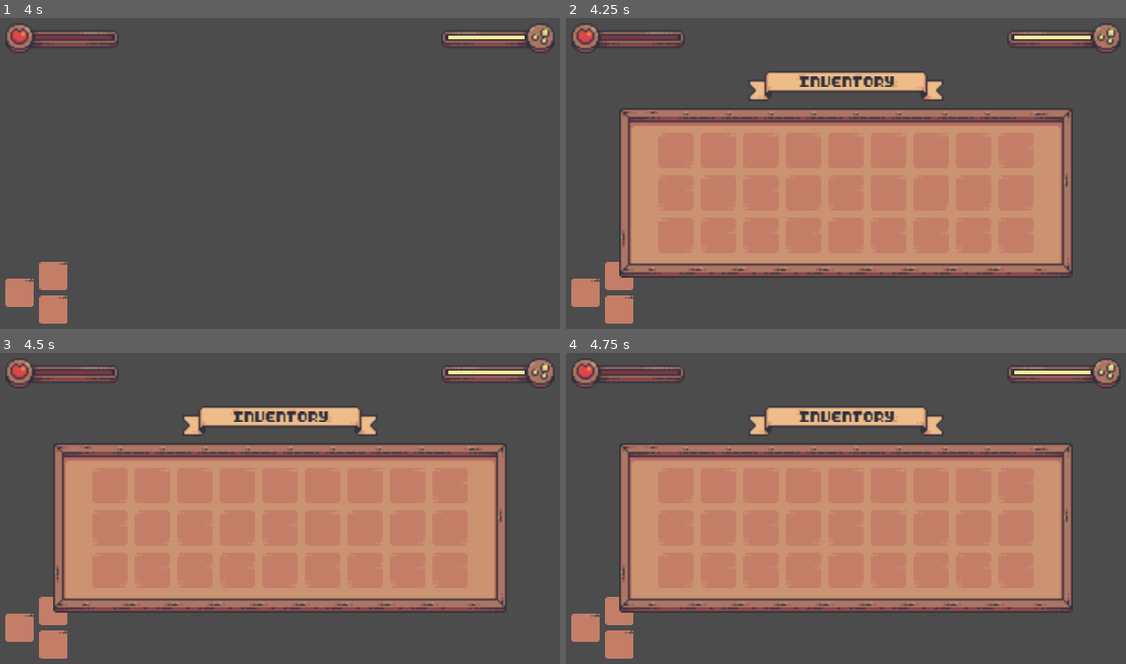
Above: before the commit, frames 1-4 (two rows, left to right).
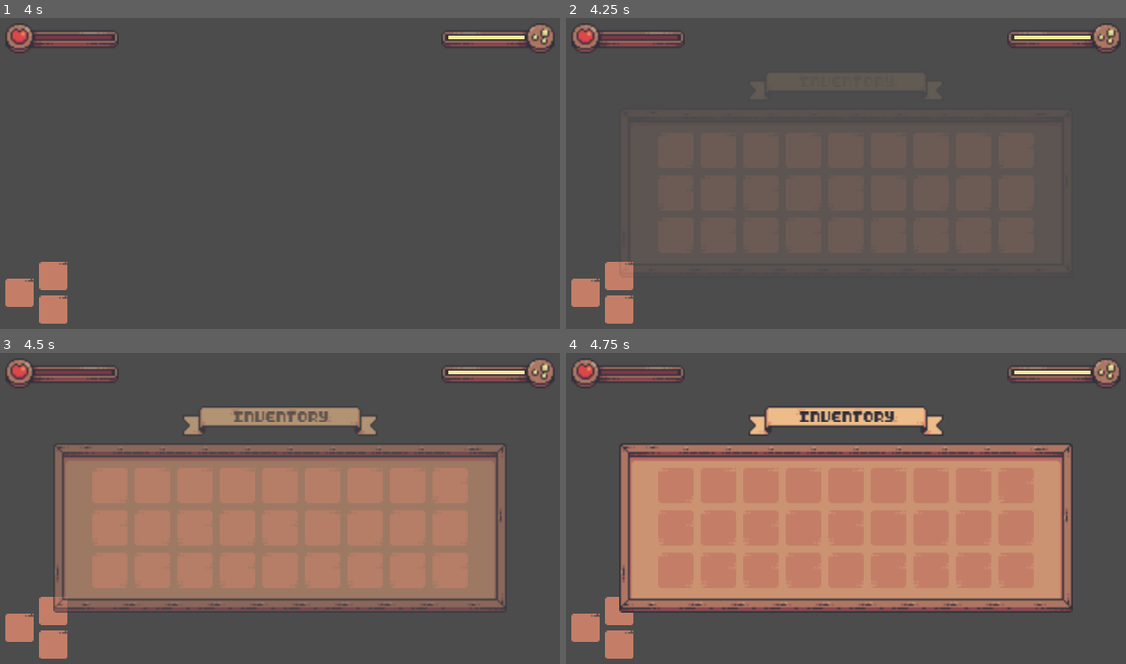
Above: after the commit, the same moments.

Repository: luana-carvalho0/projeto-godot
Game: Godot game, scene res://scenes/interface/general/hud.tscn
Same seed, same stepped clock (60 frames per second), same inputs: the game is played once before the commit and once after it. This scene is started directly instead of the project's main scene.
Inputs (mouse positions are in pixels of both pictures, inside the frame that each line leads up to):
- Up to frame 1 (4 s): tap Enter at 0.5, 2, 3.5 s; move the mouse to (403, 157) at 0.52 s; hold Right (ui_right) 0.53-2.03 s; tap Q (attack) at 0.6 s; tap Space (ui_select) at 0.77, 1.25, 1.52, 2.75, 3.02, 3.77 s; move the mouse to (168, 189) at 1.27 s; click (168, 189) at 1.35 s; move the mouse to (336, 105) at 2.02 s; hold Left (ui_left) 2.03-2.78 s; hold S (crouch) 2.03-2.78 s; move the mouse to (252, 235) at 2.77 s; hold Right (ui_right) from 2.78 s (still down); tap W (defense) at 2.85 s; move the mouse to (448, 220) at 3.52 s; tap E (interact) at 3.6 s
- Up to frame 2 (4.25 s): keep holding Right (ui_right); tap I (inventory) at 4.15 s
- Up to frame 3 (4.5 s): move the mouse to (112, 461) at 4.27 s; release Right (ui_right) at 4.28 s; hold Left (ui_left) from 4.28 s (still down); tap Q (attack) at 4.35 s
- Up to frame 4 (4.75 s): keep holding Left (ui_left); tap Space (ui_select) at 4.52 s

Frame 1 is identical in both runs. In frame 2, 43% of the frame differs, in the area x 9-91%, y 17-84%; in frame 3, 22%; in frame 4, nothing differs.

Commit message:
fix: bug inventário

Diff:
--- a/scripts/interface/hud.gd
+++ b/scripts/interface/hud.gd
@@ -15,7 +15,7 @@
 		inventory.hide()  # Oculta o inventário ao final da animação de esconder
 	else:  # Se o inventário estiver oculto
 		inventory.show()  # Mostra o inventário antes de iniciar a animação de exibição
-		inventory.animation.play("show_container")
+		inventory.animation.play("show_container ")
 
 func spawn_dialog(interactable, dialog_list: Dictionary)-> void:
 	var dialog = DIALOG_CONTAINER.instance()
